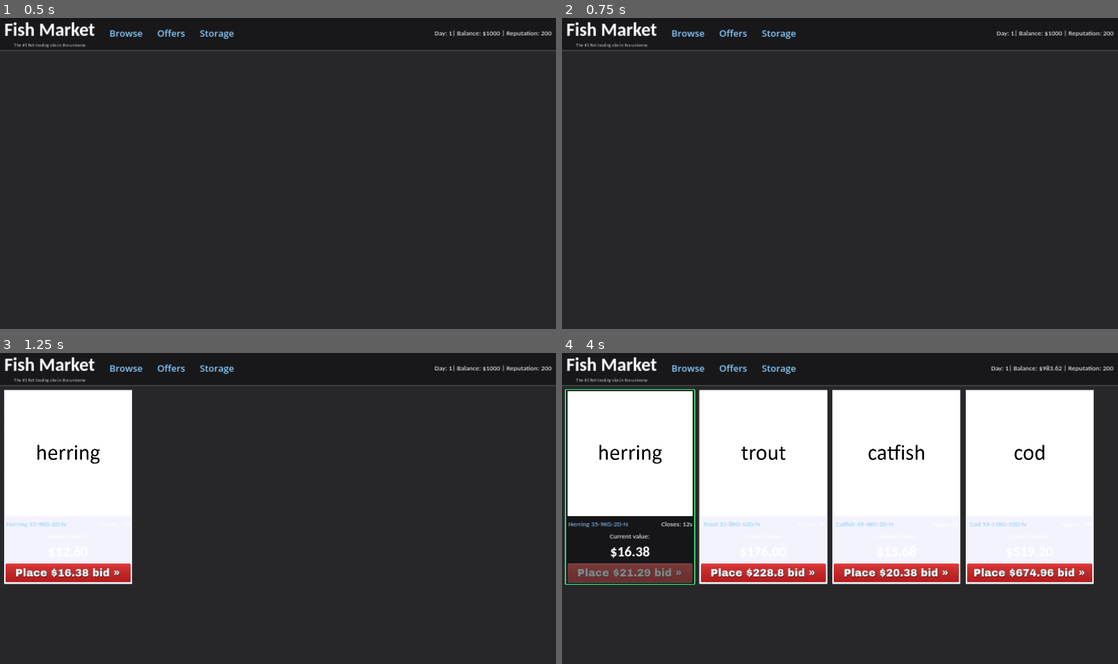
Above: before the commit, frames 1-4 (two rows, left to right).
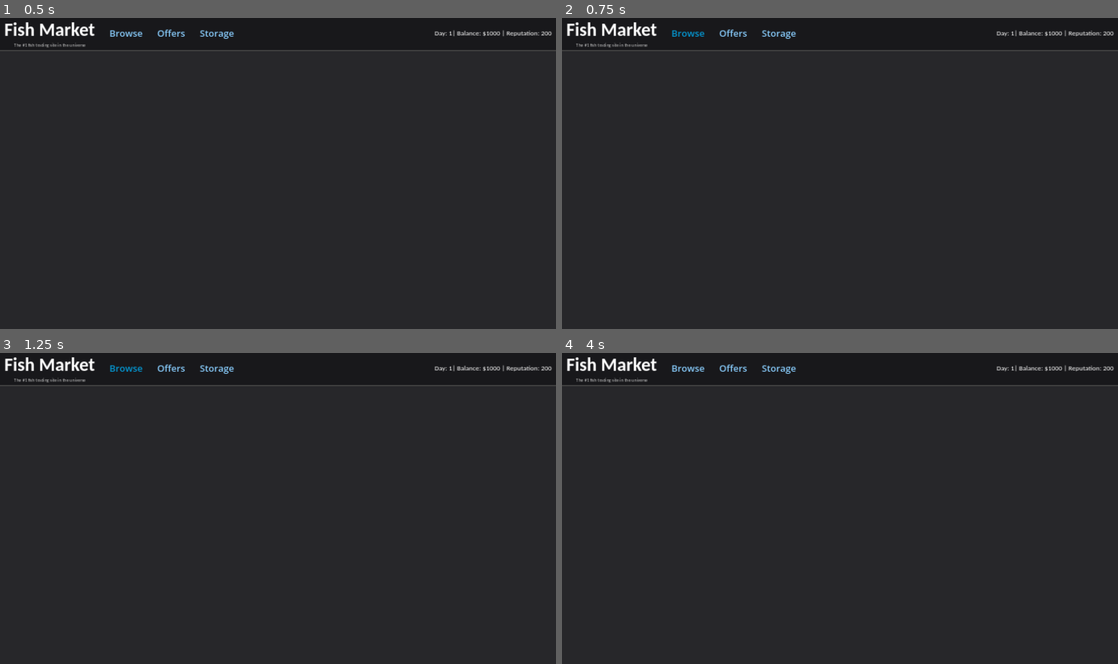
Above: after the commit, the same moments.

Repository: nirefi/fish
Game: Godot game, scene res://scenes/main.tscn
Same seed, same stepped clock (60 frames per second), same inputs: the game is played once before the commit and once after it.
Inputs (mouse positions are in pixels of both pictures, inside the frame that each line leads up to):
- Up to frame 1 (0.5 s): no input
- Up to frame 2 (0.75 s): click "Browse" at 0.5 s
- Up to frame 3 (1.25 s): no input
- Up to frame 4 (4 s): click "Offers" at 1.25 s; click "Storage" at 2 s; click (600, 524) at 2.75 s, where only the run before the commit has a clickable "Herring 35-9KG-2D-N"; click (628, 573) at 3.52 s

Frame 1 is identical in both runs. In frame 2, less than 0.1% of the frame differs, in the area x 19-26%, y 3-7%; in frame 3, 14%; in frame 4, 55%, in the area x 0-100%, y 3-75%.

Commit message:
split offerslist so it can be instanced on tuesday

Diff:
--- a/scenes/item.tscn
+++ b/scenes/item.tscn
@@ -60,6 +60,7 @@
 [node name="DetailsButton" type="Button" parent="MarginContainer/VBoxContainer/HBoxContainer"]
 layout_mode = 2
 size_flags_horizontal = 3
+mouse_default_cursor_shape = 2
 theme_override_colors/font_hover_pressed_color = Color(0.533333, 0.8, 0.988235, 1)
 theme_override_colors/font_hover_color = Color(0.533333, 0.8, 0.988235, 1)
 theme_override_colors/font_pressed_color = Color(0.533333, 0.8, 0.988235, 1)
@@ -127,6 +128,7 @@
 [node name="BidButton" type="Button" parent="MarginContainer/VBoxContainer/BidButtonContainer"]
 custom_minimum_size = Vector2(0, 65)
 layout_mode = 2
+mouse_default_cursor_shape = 2
 theme_override_colors/font_color = Color(1, 1, 1, 1)
 theme_override_fonts/font = ExtResource("9_1vbcr")
 theme_override_font_sizes/font_size = 32
--- a/scenes/item_list.tscn
+++ b/scenes/item_list.tscn
@@ -5,9 +5,11 @@
 [sub_resource type="StyleBoxEmpty" id="StyleBoxEmpty_gack0"]
 
 [node name="ItemList" type="PanelContainer"]
-custom_minimum_size = Vector2(1920, 0)
-offset_right = 10.0
-offset_bottom = 10.0
+anchors_preset = 15
+anchor_right = 1.0
+anchor_bottom = 1.0
+grow_horizontal = 2
+grow_vertical = 2
 theme_override_styles/panel = SubResource("StyleBoxEmpty_gack0")
 script = ExtResource("1_h0yud")
 
@@ -24,8 +26,6 @@
 
 [node name="GridContainer" type="GridContainer" parent="MarginContainer/ItemListScrollContainer"]
 layout_mode = 2
-size_flags_horizontal = 4
-size_flags_vertical = 4
 theme_override_constants/h_separation = 10
 theme_override_constants/v_separation = 10
 columns = 4
--- a/scenes/main.tscn
+++ b/scenes/main.tscn
@@ -1,11 +1,9 @@
-[gd_scene load_steps=14 format=3 uid="uid://diy8pgbgynueh"]
+[gd_scene load_steps=12 format=3 uid="uid://diy8pgbgynueh"]
 
 [ext_resource type="FontFile" uid="uid://iqvuuoko6x0p" path="res://assets/fonts/Carlito-Bold.ttf" id="1_5djqf"]
 [ext_resource type="Script" path="res://scripts/main.gd" id="1_vxpdb"]
 [ext_resource type="LabelSettings" uid="uid://dnauixj4kauah" path="res://styles/default_label.tres" id="2_d0q86"]
 [ext_resource type="FontFile" uid="uid://grerfhlep4mj" path="res://assets/fonts/Carlito-Regular.ttf" id="2_k6bht"]
-[ext_resource type="PackedScene" uid="uid://nb1dev1rybar" path="res://scenes/item_list.tscn" id="5_6b1d2"]
-[ext_resource type="PackedScene" uid="uid://ck81xid0a5k6l" path="res://scenes/offers_list.tscn" id="5_hvols"]
 
 [sub_resource type="StyleBoxFlat" id="StyleBoxFlat_2t7fm"]
 bg_color = Color(0.0941176, 0.0941176, 0.105882, 1)
@@ -79,8 +77,9 @@
 [node name="BrowseButton" type="Button" parent="VBoxContainer/PanelContainer/MarginContainer/HBoxContainer"]
 layout_mode = 2
 size_flags_vertical = 4
-theme_override_colors/font_hover_color = Color(0.533333, 0.8, 0.988235, 1)
-theme_override_colors/font_pressed_color = Color(0.533333, 0.8, 0.988235, 1)
+mouse_default_cursor_shape = 2
+theme_override_colors/font_hover_color = Color(0.0117647, 0.592157, 0.827451, 1)
+theme_override_colors/font_pressed_color = Color(0.0117647, 0.592157, 0.827451, 1)
 theme_override_colors/font_focus_color = Color(0.533333, 0.8, 0.988235, 1)
 theme_override_colors/font_color = Color(0.533333, 0.8, 0.988235, 1)
 theme_override_font_sizes/font_size = 32
@@ -94,8 +93,9 @@
 [node name="OffersButton" type="Button" parent="VBoxContainer/PanelContainer/MarginContainer/HBoxContainer"]
 layout_mode = 2
 size_flags_vertical = 4
-theme_override_colors/font_hover_color = Color(0.533333, 0.8, 0.988235, 1)
-theme_override_colors/font_pressed_color = Color(0.533333, 0.8, 0.988235, 1)
+mouse_default_cursor_shape = 2
+theme_override_colors/font_hover_color = Color(0.0117647, 0.592157, 0.827451, 1)
+theme_override_colors/font_pressed_color = Color(0.0117647, 0.592157, 0.827451, 1)
 theme_override_colors/font_focus_color = Color(0.533333, 0.8, 0.988235, 1)
 theme_override_colors/font_color = Color(0.533333, 0.8, 0.988235, 1)
 theme_override_font_sizes/font_size = 32
@@ -109,8 +109,9 @@
 [node name="StorageButton" type="Button" parent="VBoxContainer/PanelContainer/MarginContainer/HBoxContainer"]
 layout_mode = 2
 size_flags_vertical = 4
-theme_override_colors/font_hover_color = Color(0.533333, 0.8, 0.988235, 1)
-theme_override_colors/font_pressed_color = Color(0.533333, 0.8, 0.988235, 1)
+mouse_default_cursor_shape = 2
+theme_override_colors/font_hover_color = Color(0.0117647, 0.592157, 0.827451, 1)
+theme_override_colors/font_pressed_color = Color(0.0117647, 0.592157, 0.827451, 1)
 theme_override_colors/font_focus_color = Color(0.533333, 0.8, 0.988235, 1)
 theme_override_colors/font_color = Color(0.533333, 0.8, 0.988235, 1)
 theme_override_font_sizes/font_size = 32
@@ -124,7 +125,7 @@
 [node name="StatsLabel" type="Label" parent="VBoxContainer/PanelContainer/MarginContainer"]
 layout_mode = 2
 size_flags_horizontal = 8
-text = "Day: 1 | Balance: $1000 | Reputation: 200"
+text = "Day: 1 | Balance: $1000 | Reputation: 200 | Sanity: 100%"
 label_settings = ExtResource("2_d0q86")
 
 [node name="MainContentPanel" type="Panel" parent="VBoxContainer"]
@@ -132,25 +133,6 @@
 layout_mode = 2
 theme_override_styles/panel = SubResource("StyleBoxFlat_youbm")
 
-[node name="OffersContainer" parent="VBoxContainer/MainContentPanel" instance=ExtResource("5_hvols")]
-visible = false
-layout_mode = 1
-anchors_preset = 13
-anchor_left = 0.5
-anchor_right = 0.5
-anchor_bottom = 1.0
-offset_left = -351.0
-offset_right = 351.0
-grow_horizontal = 2
-grow_vertical = 2
-
-[node name="ItemList" parent="VBoxContainer/MainContentPanel" instance=ExtResource("5_6b1d2")]
-layout_mode = 2
-offset_left = 5.0
-offset_top = 5.0
-offset_right = 1925.0
-offset_bottom = 957.0
-
 [connection signal="pressed" from="VBoxContainer/PanelContainer/MarginContainer/HBoxContainer/BrowseButton" to="." method="_on_browse_button_pressed"]
 [connection signal="pressed" from="VBoxContainer/PanelContainer/MarginContainer/HBoxContainer/OffersButton" to="." method="_on_offers_button_pressed"]
 [connection signal="pressed" from="VBoxContainer/PanelContainer/MarginContainer/HBoxContainer/StorageButton" to="." method="_on_storage_button_pressed"]
--- /dev/null
+++ b/scenes/offer.tscn
@@ -0,0 +1,75 @@
+[gd_scene load_steps=6 format=3 uid="uid://cftr0ykwep66e"]
+
+[ext_resource type="FontFile" uid="uid://grerfhlep4mj" path="res://assets/fonts/Carlito-Regular.ttf" id="1_xomff"]
+[ext_resource type="Texture2D" uid="uid://cpownkrewksof" path="res://assets/sprites/trash-icon.png" id="2_0hkgv"]
+
+[sub_resource type="StyleBoxFlat" id="StyleBoxFlat_t5hq1"]
+bg_color = Color(0.0862745, 0.0862745, 0.0980392, 1)
+border_width_left = 2
+border_width_top = 2
+border_width_right = 2
+border_width_bottom = 2
+border_color = Color(0.18534, 0.185343, 0.204029, 1)
+corner_radius_top_left = 2
+corner_radius_top_right = 2
+corner_radius_bottom_right = 2
+corner_radius_bottom_left = 2
+
+[sub_resource type="Gradient" id="Gradient_wfh83"]
+offsets = PackedFloat32Array(0, 0.625, 0.75, 1)
+colors = PackedColorArray(0.243137, 0.819608, 0.454902, 1, 0.243137, 0.819608, 0.454902, 1, 0, 0, 0, 0, 0, 0, 0, 0)
+metadata/_snap_enabled = true
+metadata/_snap_count = 16
+
+[sub_resource type="GradientTexture2D" id="GradientTexture2D_c1u4o"]
+gradient = SubResource("Gradient_wfh83")
+width = 32
+height = 29
+fill = 1
+fill_from = Vector2(0.5, 0.5)
+
+[node name="OffersItemPanel" type="PanelContainer"]
+custom_minimum_size = Vector2(650, 0)
+theme_override_styles/panel = SubResource("StyleBoxFlat_t5hq1")
+
+[node name="MarginContainer" type="MarginContainer" parent="."]
+layout_mode = 2
+theme_override_constants/margin_left = 6
+theme_override_constants/margin_top = 6
+theme_override_constants/margin_right = 6
+theme_override_constants/margin_bottom = 6
+
+[node name="VBoxContainer" type="VBoxContainer" parent="MarginContainer"]
+layout_mode = 2
+
+[node name="HBoxContainer" type="HBoxContainer" parent="MarginContainer/VBoxContainer"]
+layout_mode = 2
+
+[node name="ReadColorRect" type="TextureRect" parent="MarginContainer/VBoxContainer/HBoxContainer"]
+layout_mode = 2
+texture = SubResource("GradientTexture2D_c1u4o")
+
+[node name="SenderLabel" type="Label" parent="MarginContainer/VBoxContainer/HBoxContainer"]
+layout_mode = 2
+theme_override_colors/font_color = Color(1, 1, 1, 1)
+theme_override_fonts/font = ExtResource("1_xomff")
+theme_override_font_sizes/font_size = 26
+text = "Joe Biden"
+
+[node name="TrashIcon" type="TextureRect" parent="MarginContainer/VBoxContainer/HBoxContainer"]
+custom_minimum_size = Vector2(24, 24)
+layout_mode = 2
+size_flags_horizontal = 10
+size_flags_vertical = 4
+mouse_default_cursor_shape = 2
+texture = ExtResource("2_0hkgv")
+expand_mode = 3
+
+[node name="DetailsLabel" type="Label" parent="MarginContainer/VBoxContainer"]
+custom_minimum_size = Vector2(624, 0)
+layout_mode = 2
+theme_override_colors/font_color = Color(1, 1, 1, 1)
+theme_override_fonts/font = ExtResource("1_xomff")
+theme_override_font_sizes/font_size = 28
+text = "Welcome to your Finbox™!"
+clip_text = true
--- a/scenes/offers_list.tscn
+++ b/scenes/offers_list.tscn
@@ -1,15 +1,14 @@
-[gd_scene load_steps=9 format=3 uid="uid://ck81xid0a5k6l"]
+[gd_scene load_steps=7 format=3 uid="uid://ck81xid0a5k6l"]
 
+[ext_resource type="PackedScene" uid="uid://cftr0ykwep66e" path="res://scenes/offer.tscn" id="1_cls1p"]
 [ext_resource type="FontFile" uid="uid://grerfhlep4mj" path="res://assets/fonts/Carlito-Regular.ttf" id="1_f58a4"]
 [ext_resource type="FontFile" uid="uid://ccwh3re7anpp4" path="res://assets/fonts/Carlito-BoldItalic.ttf" id="2_lujms"]
-[ext_resource type="Texture2D" uid="uid://cpownkrewksof" path="res://assets/sprites/trash-icon.png" id="3_8af1p"]
 [ext_resource type="FontFile" uid="uid://iqvuuoko6x0p" path="res://assets/fonts/Carlito-Bold.ttf" id="3_cgi72"]
 
-[sub_resource type="StyleBoxFlat" id="StyleBoxFlat_ppmgu"]
-bg_color = Color(0.027451, 0.027451, 0.0313726, 1)
+[sub_resource type="StyleBoxEmpty" id="StyleBoxEmpty_k4nt1"]
 
 [sub_resource type="StyleBoxFlat" id="StyleBoxFlat_jwji5"]
-bg_color = Color(0.0941176, 0.0941176, 0.105882, 1)
+bg_color = Color(0.0862745, 0.0862745, 0.0980392, 1)
 border_width_left = 2
 border_width_top = 2
 border_width_right = 2
@@ -20,102 +19,56 @@
 corner_radius_bottom_right = 2
 corner_radius_bottom_left = 2
 
-[sub_resource type="Gradient" id="Gradient_wfh83"]
-offsets = PackedFloat32Array(0, 0.625, 0.75, 1)
-colors = PackedColorArray(0.243137, 0.819608, 0.454902, 1, 0.243137, 0.819608, 0.454902, 1, 0, 0, 0, 0, 0, 0, 0, 0)
-metadata/_snap_enabled = true
-metadata/_snap_count = 16
-
-[sub_resource type="GradientTexture2D" id="GradientTexture2D_64muk"]
-gradient = SubResource("Gradient_wfh83")
-width = 32
-height = 29
-fill = 1
-fill_from = Vector2(0.5, 0.5)
-
 [node name="OffersContainer" type="PanelContainer"]
-custom_minimum_size = Vector2(1920, 0)
-theme_override_styles/panel = SubResource("StyleBoxFlat_ppmgu")
+anchors_preset = 15
+anchor_right = 1.0
+anchor_bottom = 1.0
+grow_horizontal = 2
+grow_vertical = 2
+theme_override_styles/panel = SubResource("StyleBoxEmpty_k4nt1")
 
 [node name="MarginContainer" type="MarginContainer" parent="."]
 layout_mode = 2
-theme_override_constants/margin_left = 15
-theme_override_constants/margin_top = 15
-theme_override_constants/margin_right = 15
-theme_override_constants/margin_bottom = 15
+theme_override_constants/margin_left = 5
+theme_override_constants/margin_top = 5
+theme_override_constants/margin_right = 5
+theme_override_constants/margin_bottom = 5
 
-[node name="HSplitContainer" type="HSplitContainer" parent="MarginContainer"]
+[node name="HBoxContainer" type="HBoxContainer" parent="MarginContainer"]
 layout_mode = 2
-theme_override_constants/separation = 15
 
-[node name="VBoxContainerInbox" type="VBoxContainer" parent="MarginContainer/HSplitContainer"]
-custom_minimum_size = Vector2(640, 0)
+[node name="ScrollContainer" type="ScrollContainer" parent="MarginContainer/HBoxContainer"]
+custom_minimum_size = Vector2(650, 0)
 layout_mode = 2
-theme_override_constants/separation = 7
 
-[node name="OffersItemPanel" type="PanelContainer" parent="MarginContainer/HSplitContainer/VBoxContainerInbox"]
+[node name="VBoxContainer" type="VBoxContainer" parent="MarginContainer/HBoxContainer/ScrollContainer"]
+layout_mode = 2
+
+[node name="OffersItemPanel" parent="MarginContainer/HBoxContainer/ScrollContainer/VBoxContainer" instance=ExtResource("1_cls1p")]
+layout_mode = 2
+
+[node name="VSeparator" type="VSeparator" parent="MarginContainer/HBoxContainer"]
+layout_mode = 2
+
+[node name="VBoxContainerMessage" type="VBoxContainer" parent="MarginContainer/HBoxContainer"]
+layout_mode = 2
+size_flags_horizontal = 3
+
+[node name="PanelContainer" type="PanelContainer" parent="MarginContainer/HBoxContainer/VBoxContainerMessage"]
 layout_mode = 2
 theme_override_styles/panel = SubResource("StyleBoxFlat_jwji5")
 
-[node name="MarginContainer" type="MarginContainer" parent="MarginContainer/HSplitContainer/VBoxContainerInbox/OffersItemPanel"]
+[node name="MarginContainer" type="MarginContainer" parent="MarginContainer/HBoxContainer/VBoxContainerMessage/PanelContainer"]
 layout_mode = 2
 theme_override_constants/margin_left = 6
 theme_override_constants/margin_top = 6
 theme_override_constants/margin_right = 6
 theme_override_constants/margin_bottom = 6
 
-[node name="VBoxContainer" type="VBoxContainer" parent="MarginContainer/HSplitContainer/VBoxContainerInbox/OffersItemPanel/MarginContainer"]
+[node name="VBoxContainer" type="VBoxContainer" parent="MarginContainer/HBoxContainer/VBoxContainerMessage/PanelContainer/MarginContainer"]
 layout_mode = 2
 
-[node name="HBoxContainer" type="HBoxContainer" parent="MarginContainer/HSplitContainer/VBoxContainerInbox/OffersItemPanel/MarginContainer/VBoxContainer"]
-layout_mode = 2
-
-[node name="ReadColorRect" type="TextureRect" parent="MarginContainer/HSplitContainer/VBoxContainerInbox/OffersItemPanel/MarginContainer/VBoxContainer/HBoxContainer"]
-layout_mode = 2
-texture = SubResource("GradientTexture2D_64muk")
-
-[node name="SenderLabel" type="Label" parent="MarginContainer/HSplitContainer/VBoxContainerInbox/OffersItemPanel/MarginContainer/VBoxContainer/HBoxContainer"]
-layout_mode = 2
-theme_override_colors/font_color = Color(1, 1, 1, 1)
-theme_override_fonts/font = ExtResource("1_f58a4")
-theme_override_font_sizes/font_size = 26
-text = "Joe Biden"
-
-[node name="TrashIcon" type="TextureRect" parent="MarginContainer/HSplitContainer/VBoxContainerInbox/OffersItemPanel/MarginContainer/VBoxContainer/HBoxContainer"]
-custom_minimum_size = Vector2(24, 24)
-layout_mode = 2
-size_flags_horizontal = 10
-size_flags_vertical = 4
-texture = ExtResource("3_8af1p")
-expand_mode = 3
-
-[node name="DetailsLabel" type="Label" parent="MarginContainer/HSplitContainer/VBoxContainerInbox/OffersItemPanel/MarginContainer/VBoxContainer"]
-custom_minimum_size = Vector2(624, 0)
-layout_mode = 2
-theme_override_colors/font_color = Color(1, 1, 1, 1)
-theme_override_fonts/font = ExtResource("1_f58a4")
-theme_override_font_sizes/font_size = 28
-text = "I NEED CATFISH ASAP!! READ QUICKLY!"
-autowrap_mode = 2
-
-[node name="VBoxContainerMessage" type="VBoxContainer" parent="MarginContainer/HSplitContainer"]
-layout_mode = 2
-
-[node name="PanelContainer" type="PanelContainer" parent="MarginContainer/HSplitContainer/VBoxContainerMessage"]
-layout_mode = 2
-theme_override_styles/panel = SubResource("StyleBoxFlat_jwji5")
-
-[node name="MarginContainer" type="MarginContainer" parent="MarginContainer/HSplitContainer/VBoxContainerMessage/PanelContainer"]
-layout_mode = 2
-theme_override_constants/margin_left = 6
-theme_override_constants/margin_top = 6
-theme_override_constants/margin_right = 6
-theme_override_constants/margin_bottom = 6
-
-[node name="VBoxContainer" type="VBoxContainer" parent="MarginContainer/HSplitContainer/VBoxContainerMessage/PanelContainer/MarginContainer"]
-layout_mode = 2
-
-[node name="RichTextLabel" type="RichTextLabel" parent="MarginContainer/HSplitContainer/VBoxContainerMessage/PanelContainer/MarginContainer/VBoxContainer"]
+[node name="RichTextLabel" type="RichTextLabel" parent="MarginContainer/HBoxContainer/VBoxContainerMessage/PanelContainer/MarginContainer/VBoxContainer"]
 layout_mode = 2
 theme_override_colors/default_color = Color(1, 1, 1, 1)
 theme_override_fonts/normal_font = ExtResource("1_f58a4")
